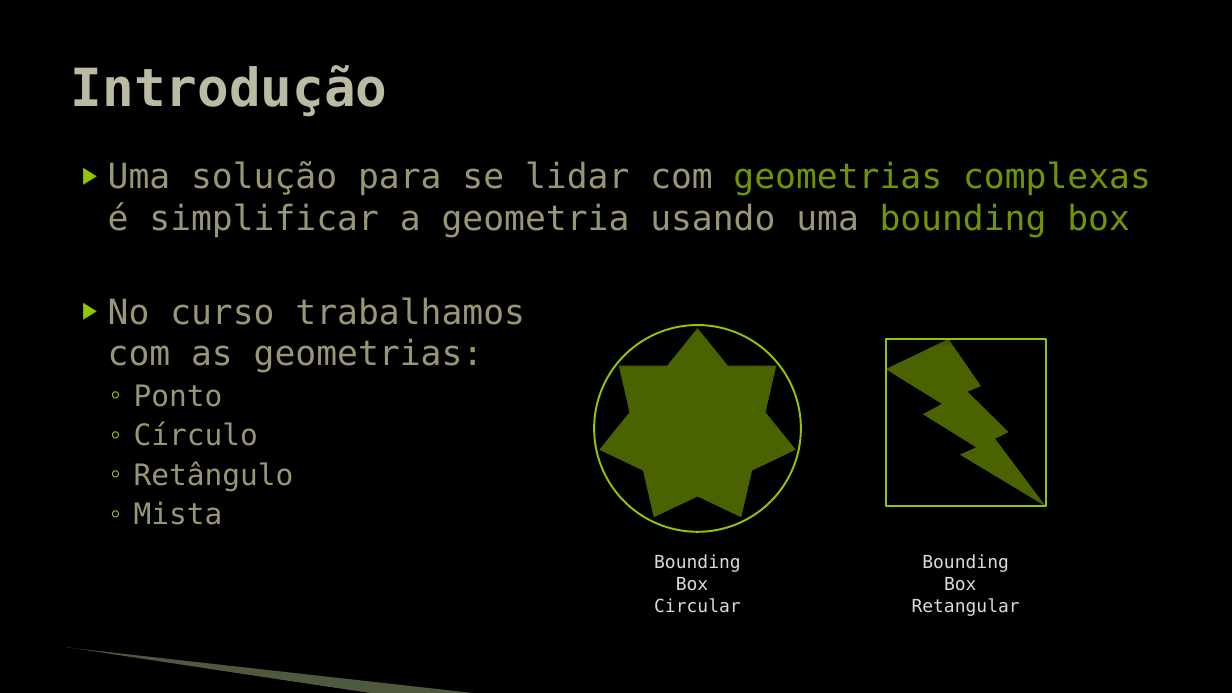
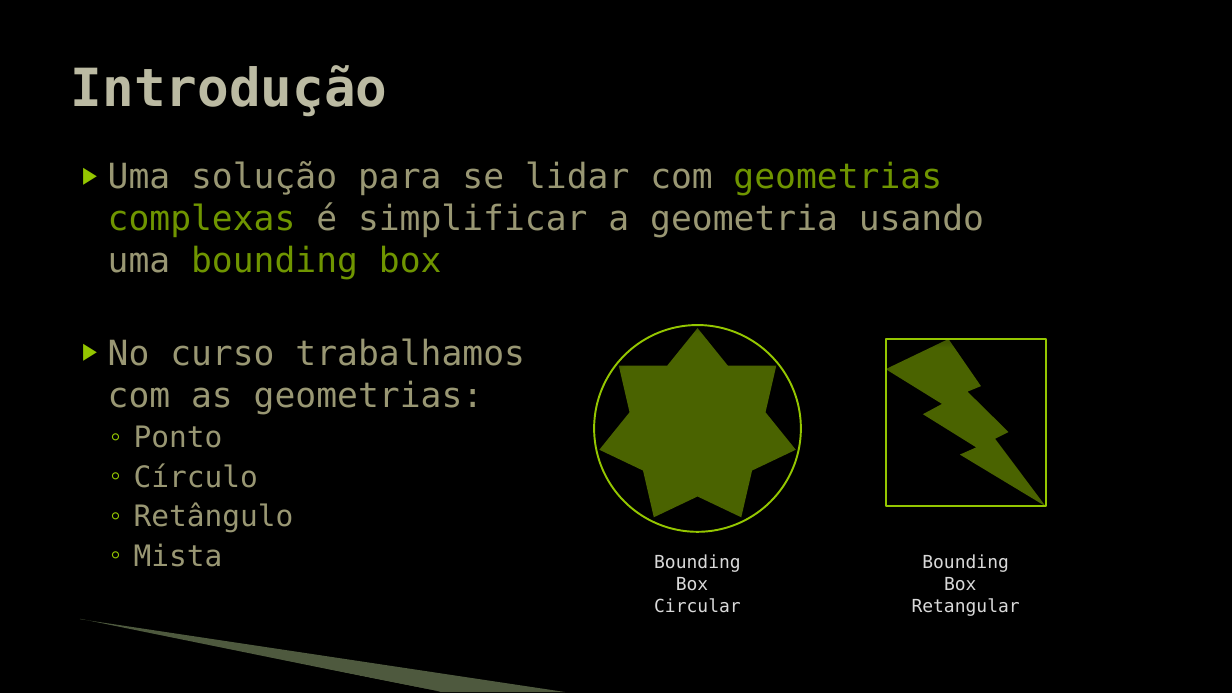
Before and after one commit to JudsonSS/Jogos, a slide deck: slide 3 of Slides/23. Colisão Avançada.pptx. Drawn at 1232x693 pixels with LibreOffice and Linux fonts; fonts in the diff are those of the drawing; background and template pictures are left out. Boxes give left, top, right and bottom in pixels: in the first picture for what was removed or moved away, otherwise in the second. Text is boxed around its words. In the diff, an @@ line names an element or a change of style, - is before the commit and + after.

```diff
--- a/Slides/23. Colisão Avançada.pptx
+++ b/Slides/23. Colisão Avançada.pptx
@@ text "Uma solução para se lidar ..." rewrapped from box(108, 161, 1151, 525) to box(108, 161, 984, 567) @@
@@ freeform shape: place and size @@
-freeform shape at box(66, 649, 374, 693)
+freeform shape at box(78, 621, 440, 692)
@@ freeform shape: place and size @@
-freeform shape at box(67, 648, 481, 693)
+freeform shape at box(80, 619, 566, 692)
```
Also in this commit, not shown: 11 other slides changed.
